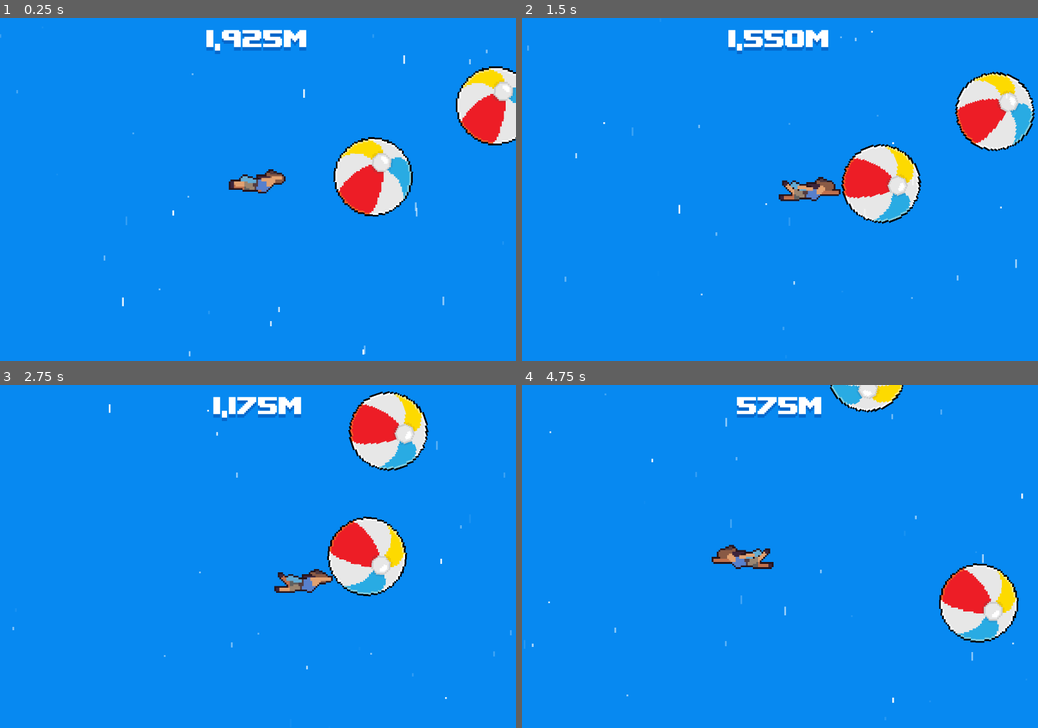
Above: before the commit, frames 1-4 (two rows, left to right).
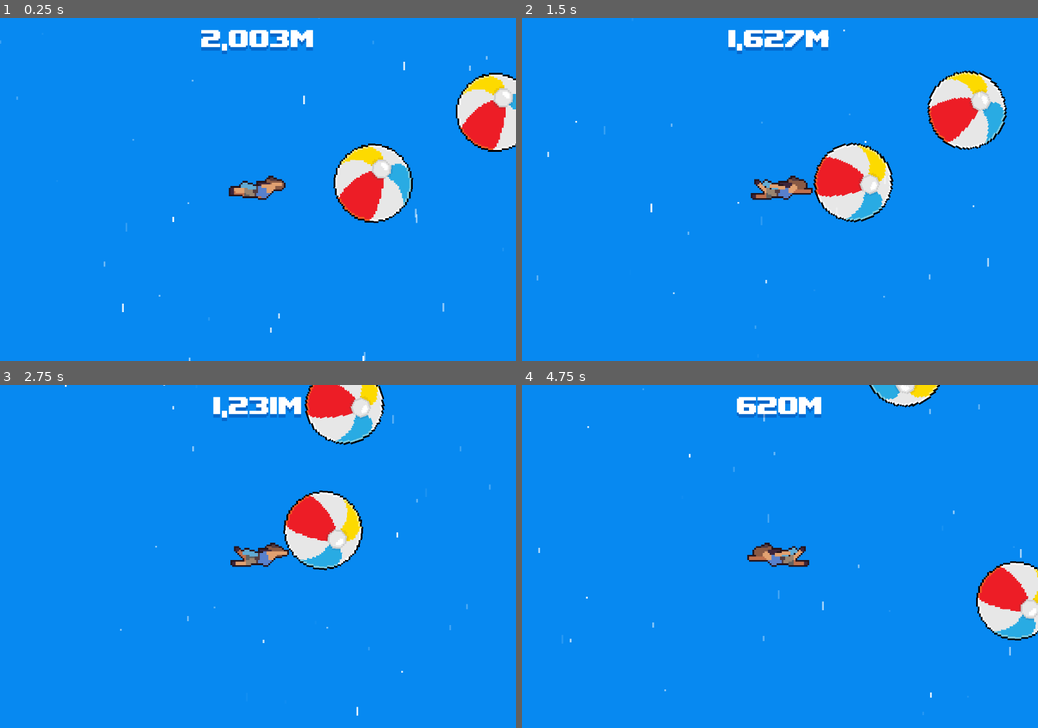
Above: after the commit, the same moments.

Repository: angeluriot/Skyfall
Game: Godot game, scene res://scenes/level.tscn
Same seed, same stepped clock (60 frames per second), same inputs: the game is played once before the commit and once after it.
Inputs:
- Up to frame 1 (0.25 s): no input
- Up to frame 2 (1.5 s): hold D (right) 0.53-1.28 s; tap Space (grab) at 0.6, 1.35 s; hold Down (down) from 1.28 s (still down)
- Up to frame 3 (2.75 s): release Down (down) at 2.03 s; hold D (right) from 2.03 s (still down); tap Space (grab) at 2.1 s
- Up to frame 4 (4.75 s): release D (right) at 2.78 s; hold W (up) 2.78-3.53 s; tap Space (grab) at 2.85, 3.6, 4.35 s; hold A (left) from 3.53 s (still down)

The runs differ from the first frame. In frame 1, 4.3% of the frame differs, in the area x 0-100%, y 0-100%; in frame 2, 8.3%; in frame 3, 11%, in the area x 2-100%, y 0-97%; in frame 4, 6.3%.

Commit message:
Better landing

Diff:
--- a/scenes/player.tscn
+++ b/scenes/player.tscn
@@ -62,7 +62,6 @@
 
 [sub_resource type="CapsuleShape2D" id="CapsuleShape2D_g4v7s"]
 radius = 6.0
-height = 28.0
 
 [sub_resource type="CapsuleShape2D" id="CapsuleShape2D_yf5fn"]
 radius = 16.0
@@ -81,6 +80,8 @@
 grab_min_repel = 1.5
 grab_max_repel = 5.0
 
+[node name="Marker2D" type="Marker2D" parent="." unique_id=639482745]
+
 [node name="AnimatedSprite2D" type="AnimatedSprite2D" parent="." unique_id=1076215595]
 material = SubResource("ShaderMaterial_w8frs")
 position = Vector2(4, -4)
@@ -98,8 +99,6 @@
 limit_top = -260
 limit_right = 260
 limit_bottom = 260
-limit_smoothed = true
-position_smoothing_enabled = true
 position_smoothing_speed = 1.0
 
 [node name="Area2D" type="Area2D" parent="." unique_id=1074784558]
--- a/scripts/altimeter.gd
+++ b/scripts/altimeter.gd
@@ -2,14 +2,21 @@
 
 
 @onready var label := $Control/Label as Label
+@onready var player_marker := %Player/Marker2D as Marker2D
 
 
 func _ready() -> void:
-	label.text = altitude_to_text(Global.altitude)
+	update_text()
 
 
 func _physics_process(_delta: float) -> void:
-	label.text = altitude_to_text(Global.altitude)
+	update_text()
+
+
+func update_text() -> void:
+	var real_altitude := Global.altitude + (-player_marker.global_position.y + 250) / Global.PIXEL_PER_METER
+	var shown_altitude = max(real_altitude - 50, 0.0)
+	label.text = altitude_to_text(shown_altitude)
 
 
 func altitude_to_text(altitude: float) -> String:
--- a/scripts/global.gd
+++ b/scripts/global.gd
@@ -2,7 +2,7 @@
 
 signal fall_ended
 
-const PIXEL_PER_METER: float = 3.0
+const PIXEL_PER_METER: float = 2.0
 
 var altitude: float = 2000.0
 var speed: float = 300.0
--- a/scripts/player.gd
+++ b/scripts/player.gd
@@ -27,8 +27,6 @@
 
 
 func _physics_process(delta: float) -> void:
-	camera.position_smoothing_speed = 1.0 + (1.0 - Utils.ratio(Global.altitude, 0, 300)) * 10.0
-
 	var direction := Input.get_vector('left','right','up','down')
 
 	turn(direction)
@@ -46,7 +44,23 @@
 
 
 func _on_fall_ended() -> void:
-	velocity.y = Global.speed * Global.PIXEL_PER_METER
+	var rigid_body := RigidBody2D.new()
+	rigid_body.global_transform = global_transform
+	rigid_body.linear_velocity = Vector2(velocity.x, Global.speed * Global.PIXEL_PER_METER)
+	rigid_body.collision_layer = collision_layer
+	rigid_body.collision_mask = collision_mask
+	rigid_body.lock_rotation = true
+
+	var physics_material := PhysicsMaterial.new()
+	physics_material.bounce = 0.2
+	rigid_body.physics_material_override = physics_material
+
+	get_parent().add_child(rigid_body)
+
+	for child in get_children():
+		child.reparent(rigid_body)
+
+	queue_free()
 
 
 func turn(direction: Vector2) -> void:
